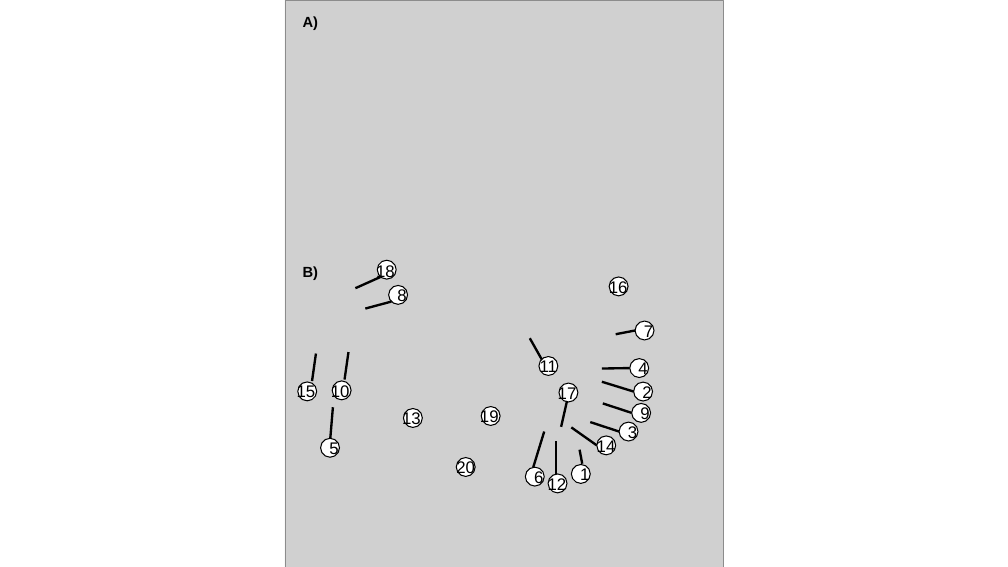
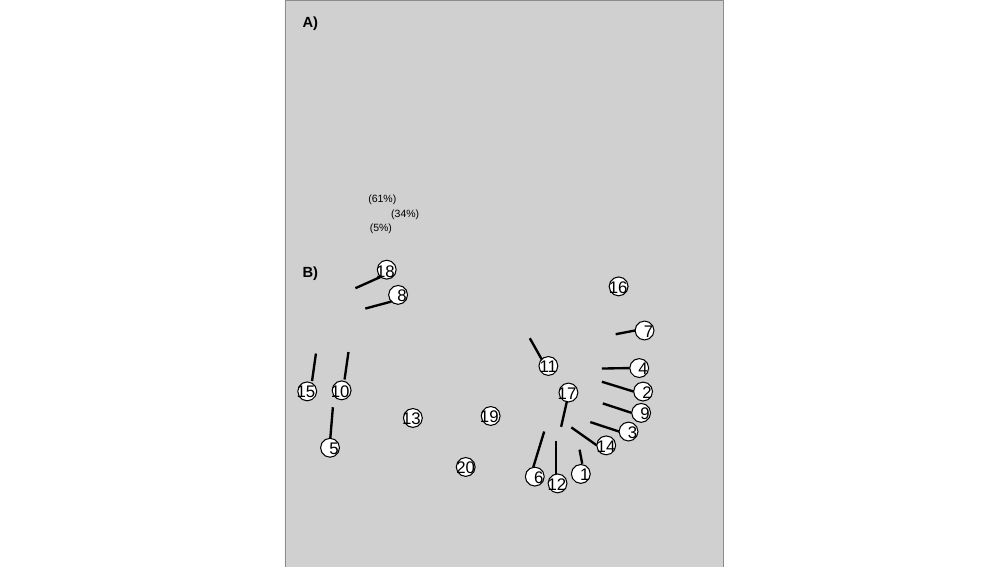
Before and after one commit to cont-limno/TripleC, a slide deck: slide 6 of Figures/piecing_together_figs.pptx. Drawn at 1008x567 pixels with LibreOffice and Linux fonts; fonts in the diff are those of the drawing; grey boxes stand for pictures. Boxes give left, top, right and bottom in pixels: in the first picture for what was removed or moved away, otherwise in the second. Text is boxed around its words. In the diff, an @@ line names an element or a change of style, - is before the commit and + after.

```diff
--- a/Figures/piecing_together_figs.pptx
+++ b/Figures/piecing_together_figs.pptx
@@ text added at box(368, 194, 396, 204), 10 pt, text #000000 @@
+(61%)
@@ text added at box(391, 209, 419, 219), 10 pt, text #000000 @@
+(34%)
@@ text added at box(370, 223, 392, 233), 10 pt, text #000000 @@
+(5%)
```
Also in this commit, not shown: 1 other file.
